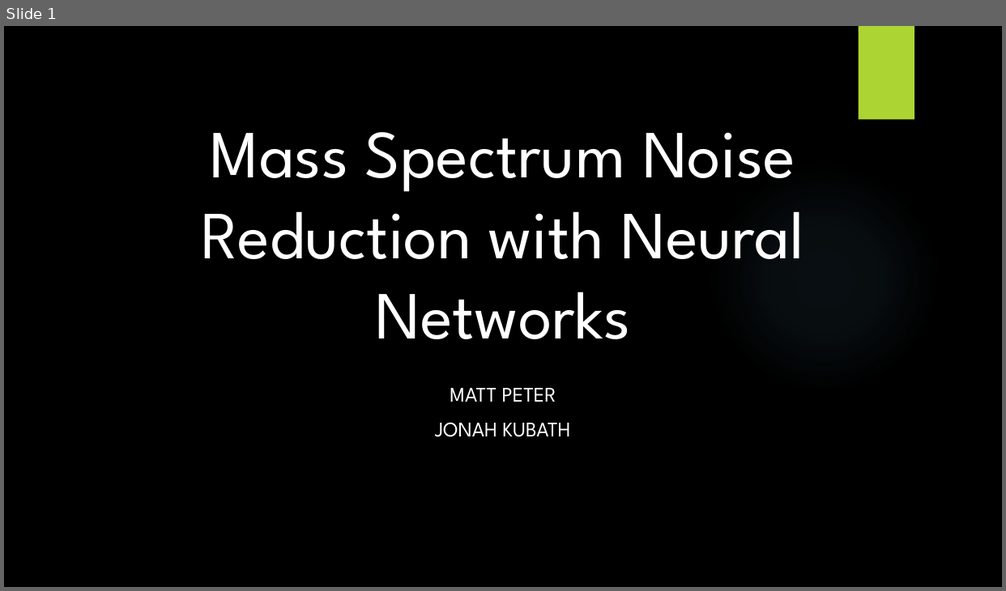
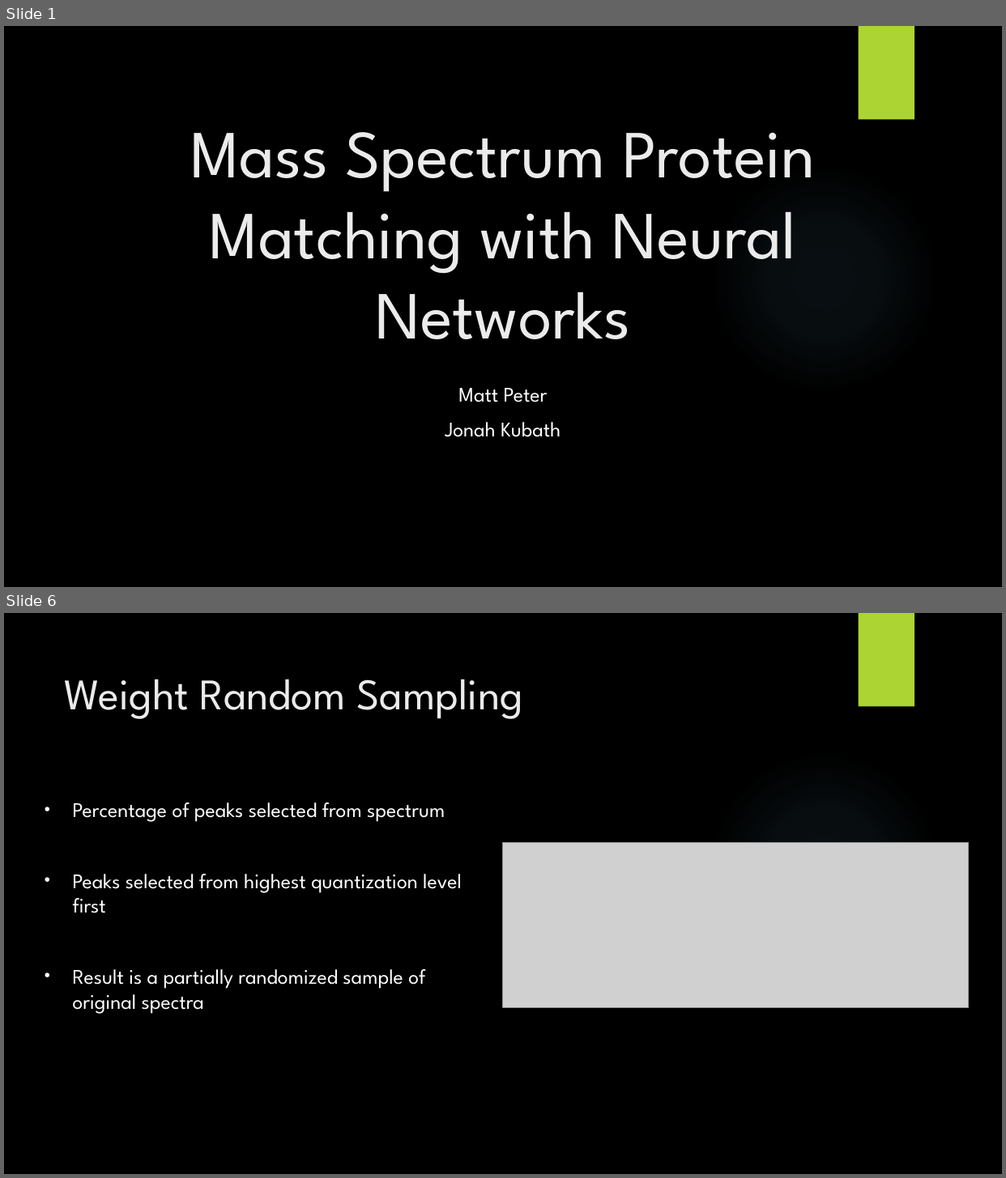
Before and after one commit to jkubath/MS2-Noise-Reduction, a slide deck: Group8.pptx. Shown one above the other, each under a label of ours: slide 1 before the commit, slides 1 and 6 after it; the slides between them are not shown. The pictures are 1006x591 and 1006x1178 pixels, drawn with LibreOffice and Linux fonts; fonts in the diff are those of the drawing; grey boxes stand for pictures; background and template pictures are left out. Boxes give left, top, right and bottom in pixels: in the first picture for what was removed or moved away, otherwise in the second. Text is boxed around its words. In the diff, an @@ line names an element or a change of style, - is before the commit and + after.

```diff
--- a/Group8.pptx
+++ b/Group8.pptx
@@ slide 6 added at (x1=4, y1=613, x2=1002, y2=1174), background picture (left out); not listed: 1 template element that a slide beside it also shows @@
@@ rectangle added at (x1=859, y1=613, x2=914, y2=707), fill #ACD433 @@
@@ title added at (x1=65, y1=679, x2=523, y2=719), 42 pt, text #EBEBEB @@
+Weight Random Sampling
@@ subtitle added at (x1=73, y1=803, x2=462, y2=1014), 20 pt, text #FFFFFF @@
+• Percentage of peaks selected from spectrum
+• Peaks selected from highest quantization level first
+• Result is a partially randomized sample of original spectra
@@ picture added at (x1=503, y1=843, x2=968, y2=1007) @@
@@ slide 1 changed as well @@
@@ title at (x1=190, y1=132, x2=815, y2=339): text changed; text colour #FFFFFF to #EBEBEB @@
-Mass Spectrum Noise Reduction with Neural Networks
+Mass Spectrum Protein Matching with Neural Networks
@@ subtitle at (x1=445, y1=388, x2=560, y2=437): text changed @@
-MATT PETER
-JONAH KUBATH
+Matt Peter
+Jonah Kubath
```
Also in this commit, not shown: 8 other slides added.
